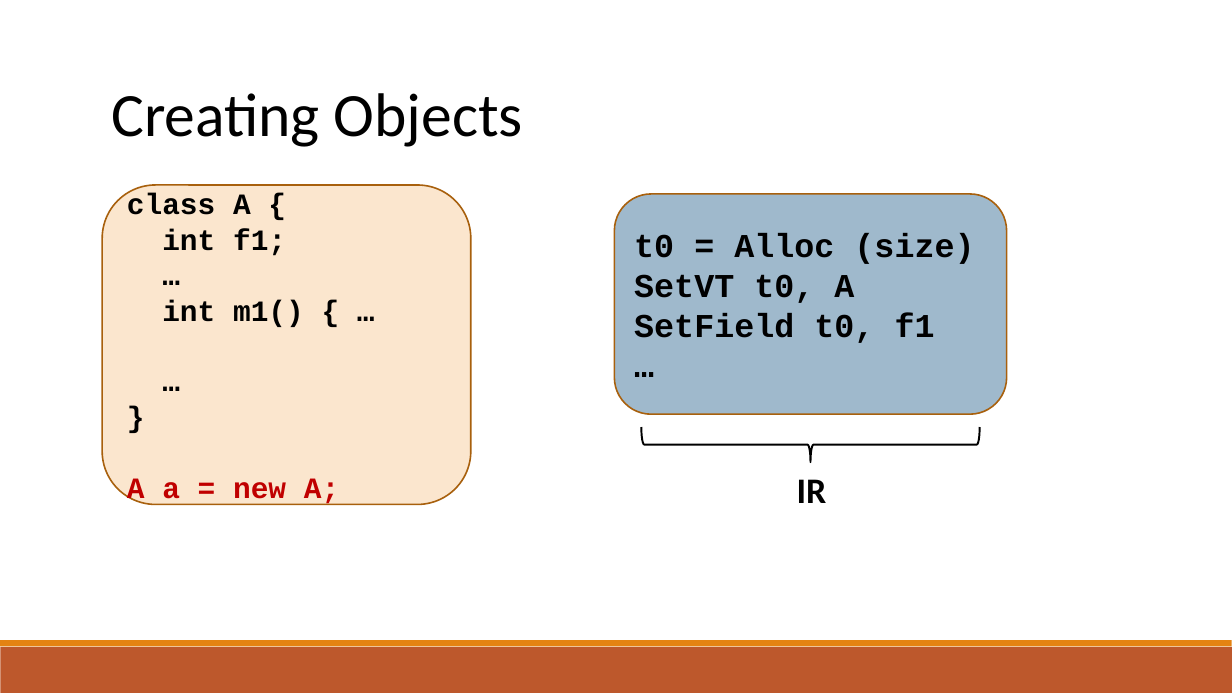
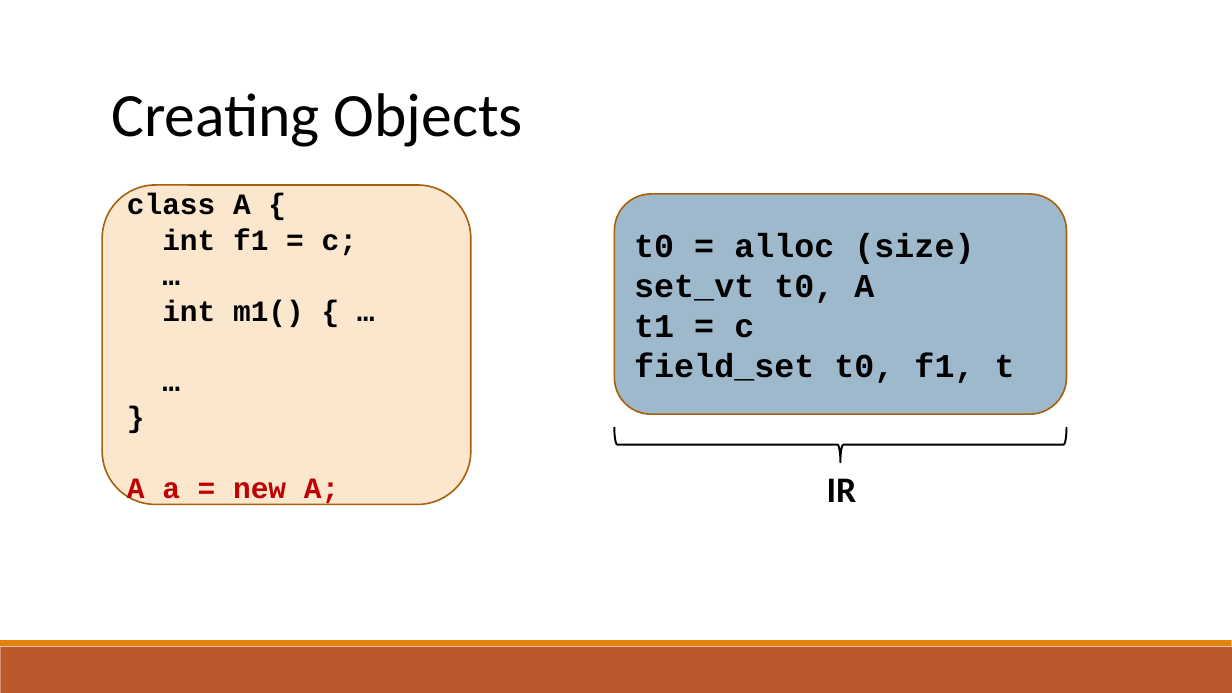
Before and after one commit to raghadzeidan/COMPILATION_TAU_FOR_STUDENTS, a slide deck: slide 63 of new_slides/codegen.pptx (slide 62 before the commit). Drawn at 1232x693 pixels with LibreOffice and Linux fonts; fonts in the diff are those of the drawing. Boxes give left, top, right and bottom in pixels: in the first picture for what was removed or moved away, otherwise in the second. Text is boxed around its words. In the diff, an @@ line names an element or a change of style, - is before the commit and + after.

```diff
--- a/new_slides/codegen.pptx
+++ b/new_slides/codegen.pptx
@@ rounded rectangle "t0 = alloc (size)": place and size @@
-rounded rectangle "t0 = alloc (size)" at bbox=[615, 194, 1007, 414]
+rounded rectangle "t0 = alloc (size)" at bbox=[615, 194, 1067, 414]
@@ text in rounded rectangle at bbox=[162, 229, 357, 256]: text changed @@
-int f1;
+int f1 = c;
@@ text in rounded rectangle at bbox=[634, 233, 1015, 383]: text changed @@
-t0 = Alloc (size)
-SetVT t0, A
-SetField t0, f1
-…
+t0 = alloc (size)
+set_vt t0, A
+t1 = c
+field_set t0, f1, t
@@ left brace: place and size @@
-left brace at bbox=[641, 427, 980, 462]
+left brace at bbox=[615, 427, 1067, 463]
@@ text "IR": place and size @@
-text "IR" at bbox=[797, 479, 827, 503]
+text "IR" at bbox=[827, 478, 857, 502]
```
Also in this commit, not shown: 10 other slides changed, 13 slides added, 1 other file.
